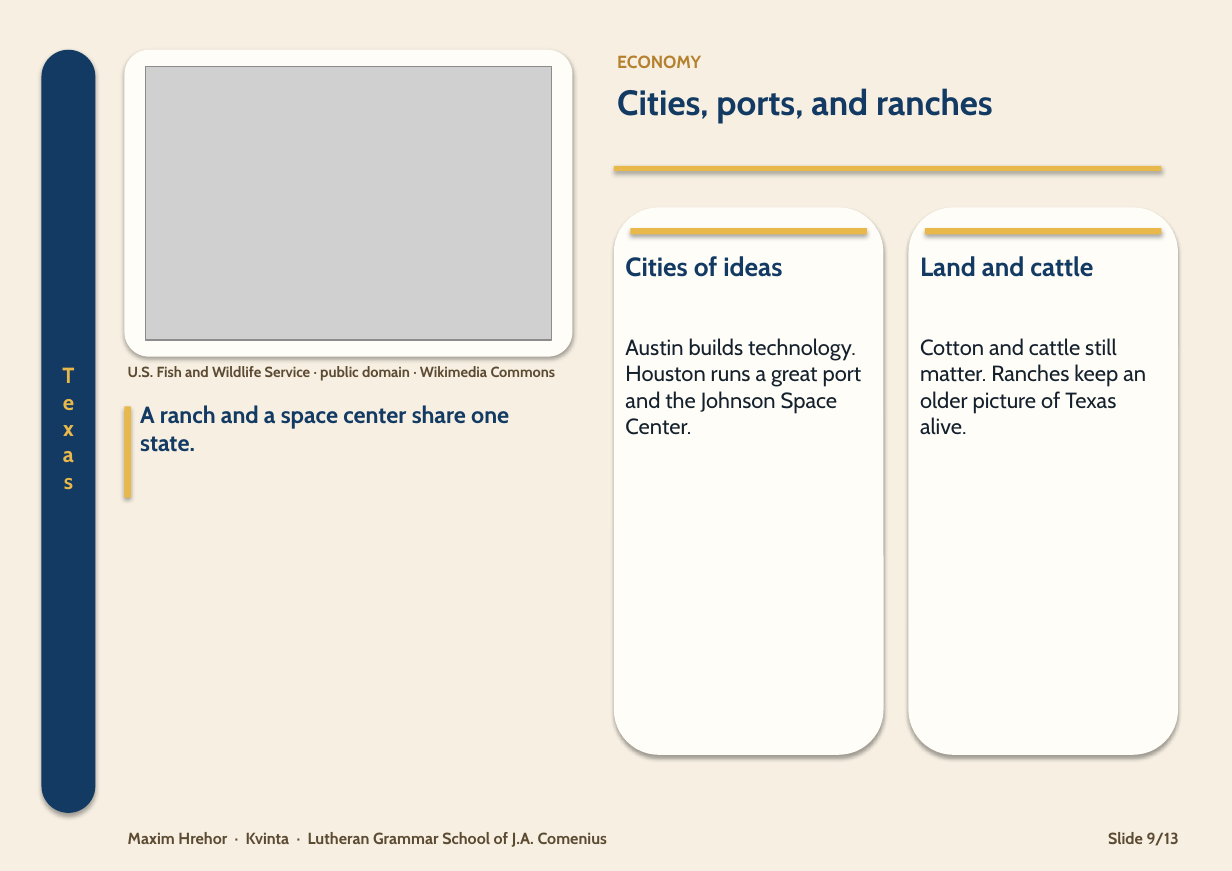
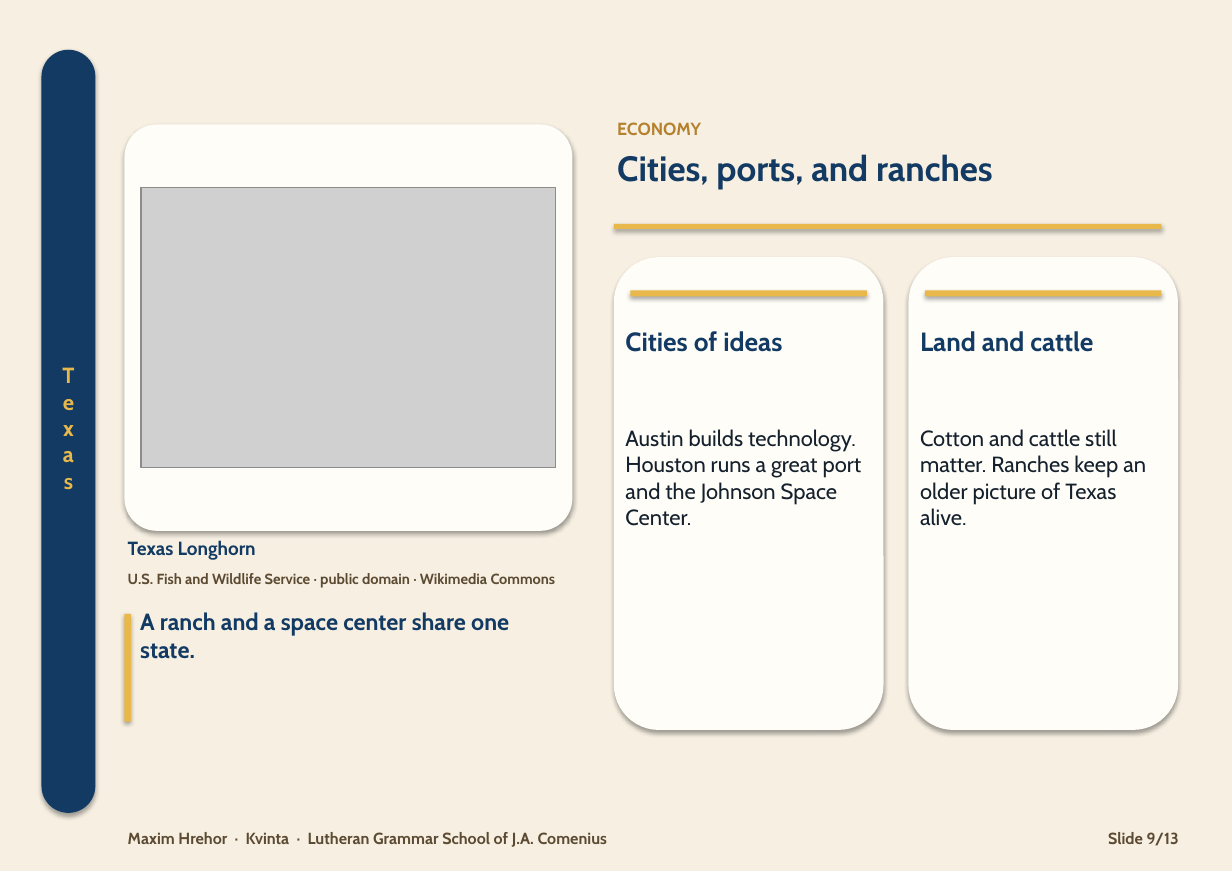
Before and after one commit to HenrichHrehor/Visualia, a slide deck: slide 9 of export/texas/ver2.pptx. Drawn at 1232x871 pixels with LibreOffice and Linux fonts; fonts in the diff are those of the drawing; grey boxes stand for pictures. Boxes give left, top, right and bottom in pixels: in the first picture for what was removed or moved away, otherwise in the second. Text is boxed around its words. In the diff, an @@ line names an element or a change of style, - is before the commit and + after.

```diff
--- a/export/texas/ver2.pptx
+++ b/export/texas/ver2.pptx
@@ text "ECONOMY": place and size @@
-text "ECONOMY" at <box>617,55,701,68</box>
+text "ECONOMY" at <box>617,122,701,135</box>
@@ rounded rectangle: place and size @@
-rounded rectangle at <box>124,50,572,356</box>
+rounded rectangle at <box>124,124,572,531</box>
@@ text "Cities, ports, and ranches": place and size @@
-text "Cities, ports, and ranches" at <box>617,88,993,124</box>
+text "Cities, ports, and ranches" at <box>617,154,993,190</box>
@@ picture: place and size @@
-picture at <box>145,66,551,340</box>
+picture at <box>141,188,556,468</box>
@@ rounded rectangle: place and size @@
-rounded rectangle at <box>614,208,884,756</box>
+rounded rectangle at <box>614,257,884,730</box>
@@ rounded rectangle: place and size @@
-rounded rectangle at <box>908,208,1178,756</box>
+rounded rectangle at <box>908,257,1178,730</box>
@@ 3 rectangles: place and size @@
-3 rectangles at <box>614,165,1162,235</box>
+3 rectangles at <box>614,224,1162,297</box>
@@ text "Cities of ideas": place and size @@
-text "Cities of ideas" at <box>625,256,782,277</box>
+text "Cities of ideas" at <box>625,331,782,352</box>
@@ text "Land and cattle": place and size @@
-text "Land and cattle" at <box>920,256,1093,277</box>
+text "Land and cattle" at <box>920,331,1093,352</box>
@@ text "Austin builds technology. Houston runs ...": place and size @@
-text "Austin builds technology. Houston runs ..." at <box>625,338,862,435</box>
+text "Austin builds technology. Houston runs ..." at <box>625,429,862,526</box>
@@ text "Cotton and cattle still matter. ...": place and size @@
-text "Cotton and cattle still matter. ..." at <box>920,338,1146,435</box>
+text "Cotton and cattle still matter. ..." at <box>920,429,1146,526</box>
@@ text "U.S. Fish and Wildlife Service ...": place and size @@
-text "U.S. Fish and Wildlife Service ..." at <box>128,366,556,381</box>
+text "U.S. Fish and Wildlife Service ..." at <box>128,573,556,588</box>
@@ text added at <box>128,540,256,560</box>, 13 pt, text #123A63, bold @@
+Texas Longhorn
@@ rectangle: place and size @@
-rectangle at <box>124,407,131,498</box>
+rectangle at <box>124,614,131,722</box>
@@ text "A ranch and a space ...": place and size @@
-text "A ranch and a space ..." at <box>140,405,509,452</box>
+text "A ranch and a space ..." at <box>140,612,509,659</box>
```
Also in this commit, not shown: 12 other slides changed, 4 other files.
